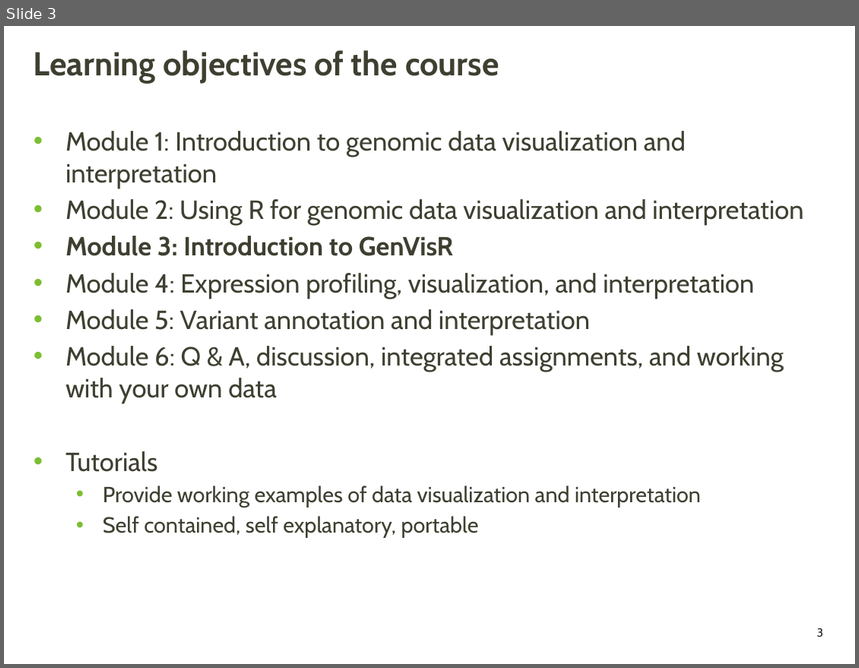
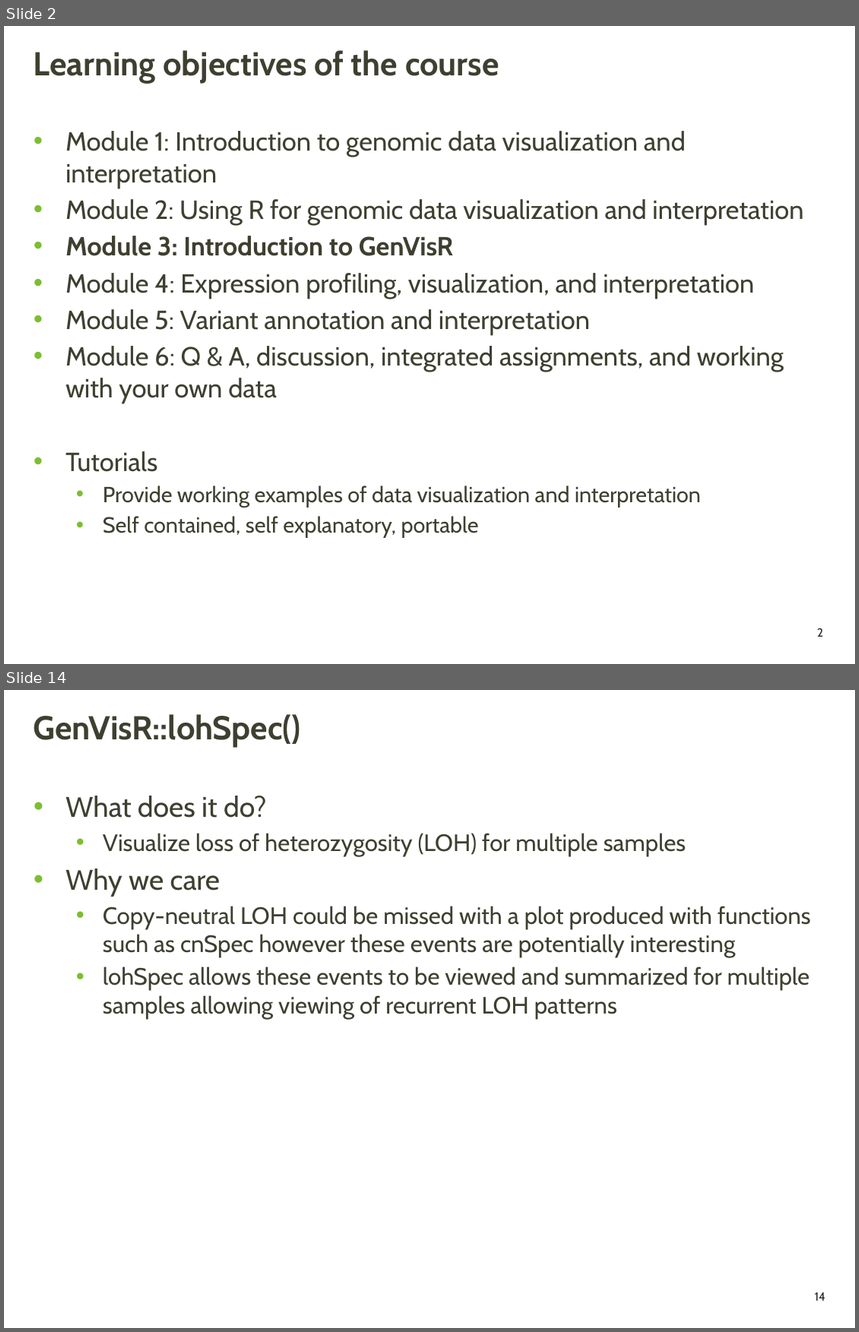
Before and after one commit to griffithlab/genviz.org, a slide deck: lectures/GenViz_Module3_Lecture.pptx. Shown one above the other, each under a label of ours: slide 3 before the commit, slides 2 and 14 after it; the slides between them are not shown. The pictures are 859x668 and 859x1332 pixels, drawn with LibreOffice and Linux fonts; fonts in the diff are those of the drawing; background and template pictures are left out. Boxes give left, top, right and bottom in pixels: in the first picture for what was removed or moved away, otherwise in the second. Text is boxed around its words. In the diff, an @@ line names an element or a change of style, - is before the commit and + after.

```diff
--- a/lectures/GenViz_Module3_Lecture.pptx
+++ b/lectures/GenViz_Module3_Lecture.pptx
@@ slide 14 added at (4,690,855,1328), background picture (left out); not listed: 1 template element that a slide beside it also shows @@
@@ title added at (34,714,301,748), 28 pt, text #3F3F32, bold @@
+GenVisR::lohSpec()
@@ text added at (66,796,811,1019), 20 pt, text #3F3F32 @@
+• What does it do?
+  • Visualize loss of heterozygosity (LOH) for multiple samples
+• Why we care
+  • Copy-neutral LOH could be missed with a plot produced with functions such as cnSpec however these events are potentially interesting
+  • lohSpec allows these events to be viewed and summarized for multiple samples allowing viewing of recurrent LOH patterns
@@ what was slide 3 is now slide 2 @@
@@ page number at (817,629,823,637): text changed @@
-3
+2
```
Also in this commit, not shown: 1 slide changed, 15 other slides added, 1 slide removed.
